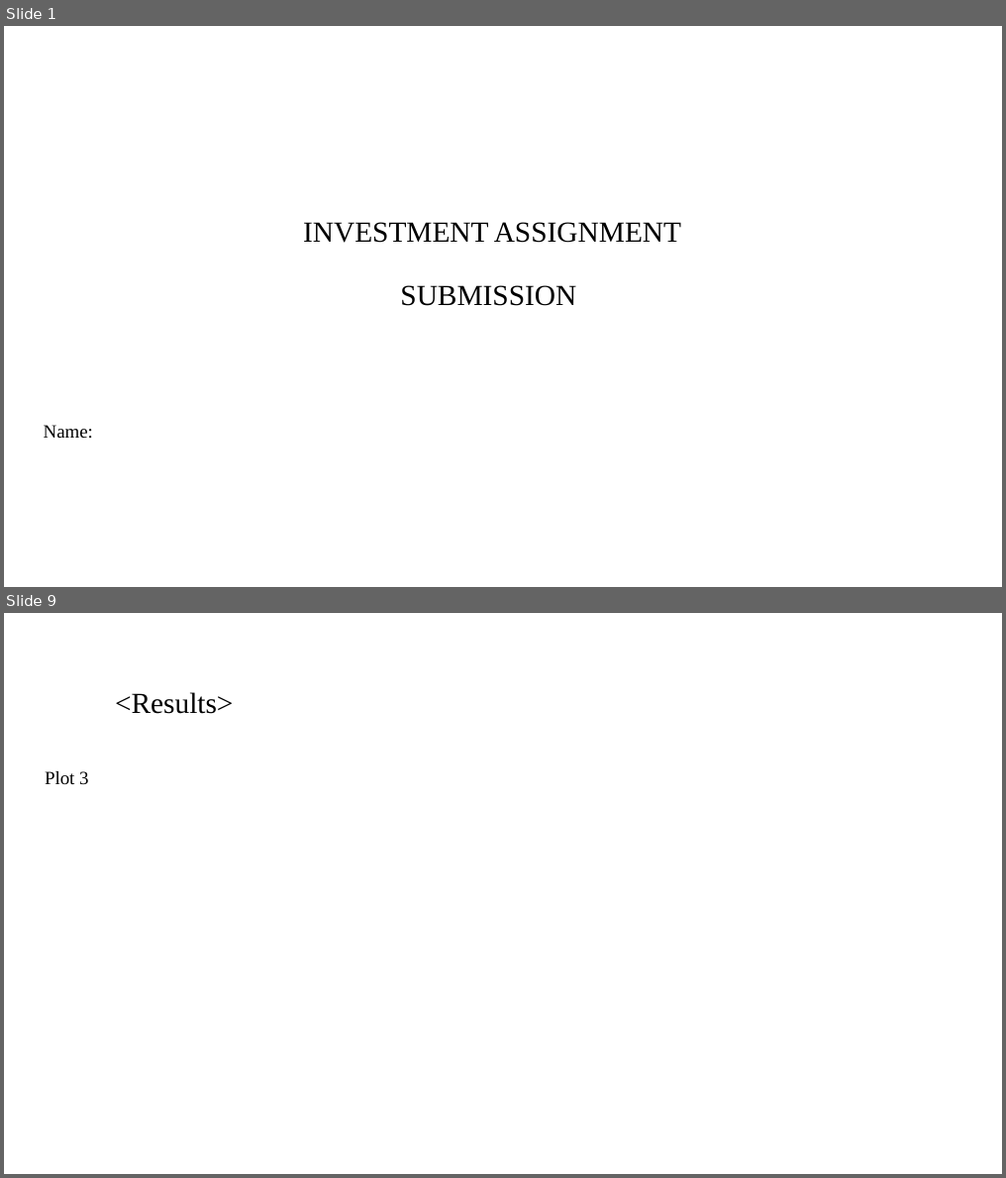
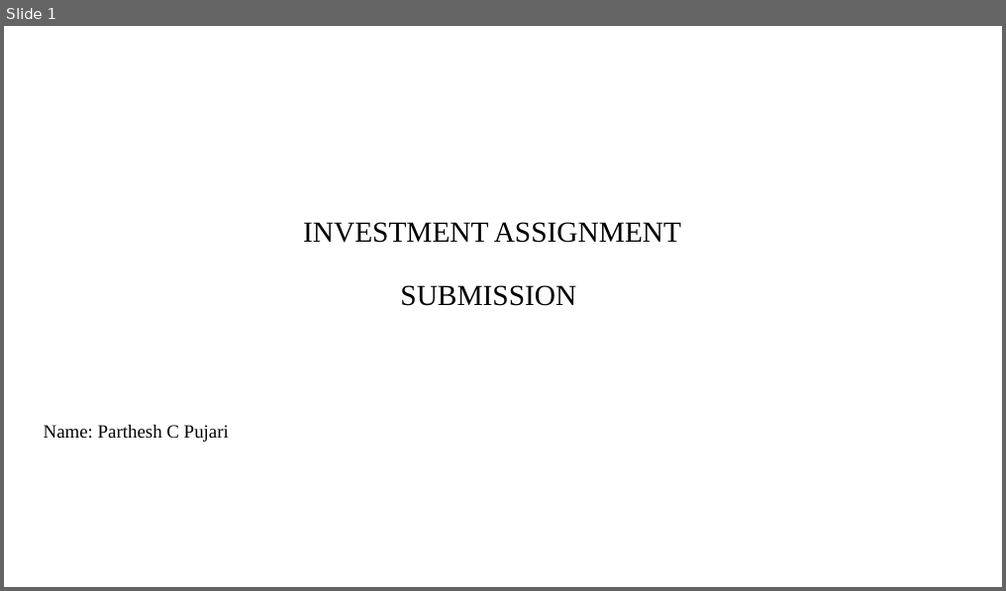
Before and after one commit to PCP4Dev/AI, a slide deck: InvestmentAssignment/INVEST.pptx. Shown one above the other, each under a label of ours: slides 1 and 9 before the commit, slide 1 after it; the slides between them are not shown. The pictures are 1006x1178 and 1006x591 pixels, drawn with LibreOffice and Linux fonts; fonts in the diff are those of the drawing; background and template pictures are left out. Boxes give left, top, right and bottom in pixels: in the first picture for what was removed or moved away, otherwise in the second. Text is boxed around its words. In the diff, an @@ line names an element or a change of style, - is before the commit and + after.

```diff
--- a/InvestmentAssignment/INVEST.pptx
+++ b/InvestmentAssignment/INVEST.pptx
@@ slide 9 removed at box(4, 613, 1002, 1174), background #FFFFFF @@
@@ title removed at box(115, 692, 234, 714) @@
-<Results>
@@ text removed at box(45, 771, 88, 785) @@
-Plot 3
@@ slide 1 changed as well @@
@@ subtitle at box(44, 425, 229, 442): text changed @@
-Name:
+Name: Parthesh C Pujari
```
Also in this commit, not shown: 3 other slides changed, 6 slides added, 5 other slides removed, 2 other files.
